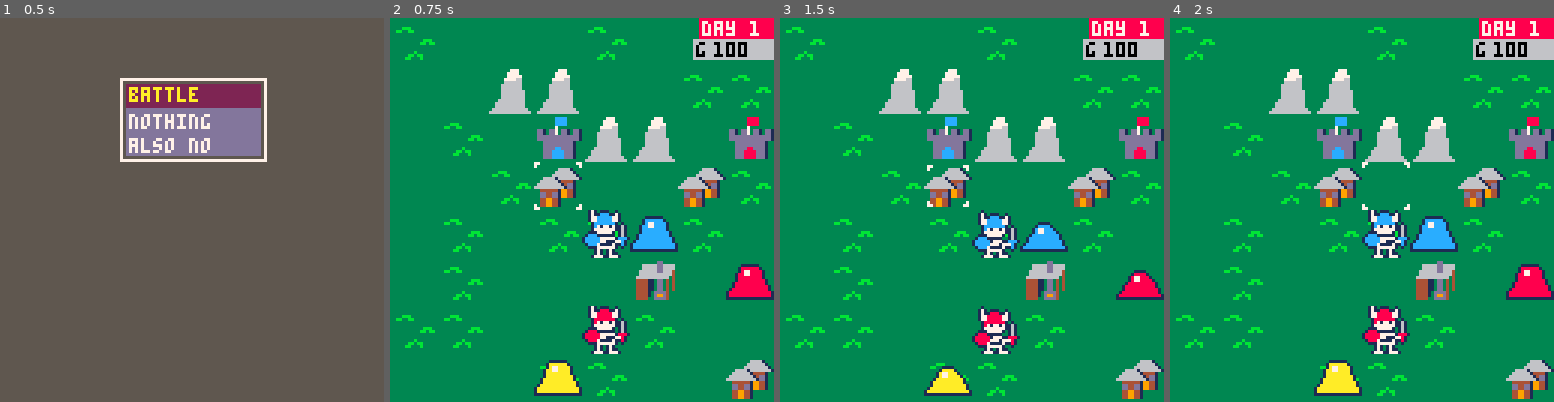
Above: before the commit, frames 1-4 (left to right).
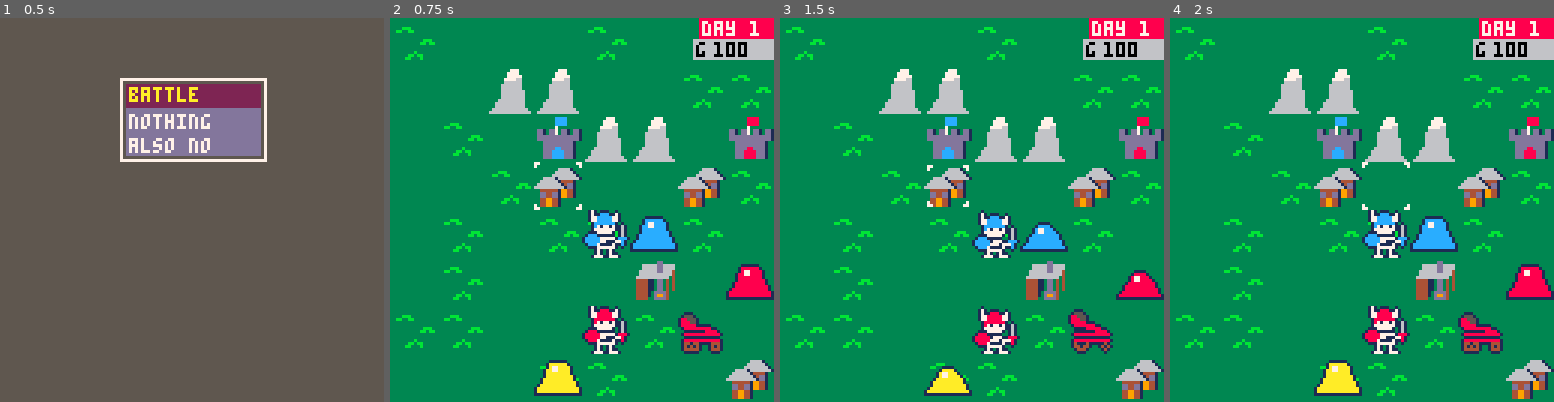
Above: after the commit, the same moments.

Repository: Cuttleshock/PICO-8-projects
Game: PICO-8 cartridge wars.p8
Same seed, same stepped clock (60 frames per second), same inputs: the game is played once before the commit and once after it.
Inputs:
- Up to frame 1 (0.5 s): tap X (X key) at 0.33 s
- Up to frame 2 (0.75 s): tap O (Z key) at 0.7 s
- Up to frame 3 (1.5 s): tap X (X key) at 1.07 s
- Up to frame 4 (2 s): hold Right from 1.6 s (still down); tap O (Z key) at 1.7 s; tap X (X key) at 1.85 s

Frame 1 is identical in both runs. In frame 2, 0.9% of the frame differs, in the area x 75-87%, y 76-88%; in frame 3, 0.9%; in frame 4, 0.9%.

Commit message:
Make cute little catapults

Diff:
--- a/wars.p8
+++ b/wars.p8
@@ -39,12 +39,15 @@
 
 MOVE_SLIME=2001
 MOVE_SKEL=2002
+MOVE_WHEEL=2003
 
 ATK_SLIME=3001
 ATK_SKEL=3002
+ATK_CATA=3003
 
 DEF_SLIME=4001
 DEF_SKEL=4002
+DEF_CATA=4003
 
 -- sprite flags for each terrain
 TERRAIN_PLAINS=0b1
@@ -64,6 +67,7 @@
 	[TERRAIN_PLAINS]={
 		[MOVE_SLIME]=1,
 		[MOVE_SKEL]=1,
+		[MOVE_WHEEL]=2,
 	},
 	[TERRAIN_MOUNTAIN]={
 		[MOVE_SLIME]=2,
@@ -72,10 +76,12 @@
 	[TERRAIN_CITY]={
 		[MOVE_SLIME]=1,
 		[MOVE_SKEL]=1,
+		[MOVE_WHEEL]=1,
 	},
 	[TERRAIN_HQ]={
 		[MOVE_SLIME]=1,
 		[MOVE_SKEL]=1,
+		[MOVE_WHEEL]=1,
 	},
 }
 
@@ -95,10 +101,17 @@
 	[ATK_SLIME]={
 		[DEF_SLIME]=1.1,
 		[DEF_SKEL]=1.2,
+		[DEF_CATA]=1.3,
 	},
 	[ATK_SKEL]={
 		[DEF_SLIME]=0.7,
 		[DEF_SKEL]=1,
+		[DEF_CATA]=0.6,
+	},
+	[ATK_CATA]={
+		[DEF_SLIME]=1.6,
+		[DEF_SKEL]=1.6,
+		[DEF_CATA]=1.6,
 	},
 }
 
@@ -138,9 +151,24 @@
 	cost=20,
 }
 
+cata_base = {
+	spr=43,
+	frames=2,
+	range=6,
+	ranged=true,
+	r_min=2,
+	r_max=4,
+	movetype=MOVE_WHEEL,
+	atk=ATK_CATA,
+	def=DEF_CATA,
+	name='cata',
+	cost=80,
+}
+
 land_units = {
 	skel_base,
 	slime_base,
+	cata_base,
 }
 
 -- menus
@@ -251,6 +279,7 @@
 	active_faction=0
 	make_unit(7,5,FACTION_RED,slime_base)
 	make_unit(4,6,FACTION_RED,skel_base)
+	make_unit(6,6,FACTION_RED,cata_base)
 	make_unit(5,4,FACTION_BLUE,slime_base)
 	make_unit(4,4,FACTION_BLUE,skel_base)
 	make_unit(8,3,FACTION_GREEN,slime_base)
@@ -1031,21 +1060,21 @@
 000c000c077000000000077070000000000000070000000000000000000000000000000000001710171100000000171017110000000000000000000000000000
 00c000c0000000000000000077000000000000770000000000000000000000000000000000017771177710000001777117771000000000000000000000000000
 c000c000000000000000000000000000000000000000000000000000000000000000000000000000000000000000000000000000000000000000000000000000
-000c000c0000000077700000000000000000000000000000000000000000000666600000000000000dd000000000000000000000000000000000000000000000
-00c000c00000000777700000000000000000000000000000666610000000000666600000000066666dd666600000000000000000000000000000000000000000
-0c000c0000000007777700000000bbb00000000000000006666661000000000666600000000066666dd666600000000000000000000000000000000000000000
-c000c000000000777766000000bb00bb0000000000000066666666100000000700000000000666666dd666400000000000000000000000000000000000000000
-000c000c0000006666660000000000000000000000066661666666610dd10dd70dd10dd100066666666666400000000000000000000000000000000000000000
-00c000c00000066666660000000000000000000000666666144441000dd10dd70dd10dd100666666666660400000000000000000000000000000000000000000
-0c000c00000006666666000000000000000bbb0006666666614dd1000dddddddddddddd1004444110dd040400000000000000000000000000000000000000000
-00c000c000000666666660000000000000bb0bb066666666661dd1000dddddddddddddd1004444110dd040400000000000000000000000000000000000000000
-0c000c00000006666666600000000000000000000044444419944100000dddddddddd100004444110dd040400000000000000000000000000000000000000000
-c000c0000000066666666000000000000000000000dd44dd19944100000dddddddddd100004444110dd040400000000000000000000000000000000000000000
-000c000c000066666666600000000000b000000000dd44dd19944100000dddd66dddd10000444410dddd40000000000000000000000000000000000000000000
-00c000c00006666666666000000000bb0bb000000044994410000000000ddd6666ddd10000444410d99d40000000000000000000000000000000000000000000
-0c000c00000666666666600000000bb000b000000044994410000000000ddd6666ddd10000444400dddd40000000000000000000000000000000000000000000
-c000c000006666666666660000000000000000000044994410000000000ddd6666ddd10000000000000000000000000000000000000000000000000000000000
-000c000c066666666666666000000000000000000000000000000000000000000000000000000000000000000000000000000000000000000000000000000000
+000c000c0000000077700000000000000000000000000000000000000000000666600000000000000dd000000011100000000000000000000000000000000000
+00c000c00000000777700000000000000000000000000000666610000000000666600000000066666dd666600155510000000000001110000000000000000000
+0c000c0000000007777700000000bbb00000000000000006666661000000000666600000000066666dd666601885551000000000015551000000000000000000
+c000c000000000777766000000bb00bb0000000000000066666666100000000700000000000666666dd666401888551000000000188555100000000000000000
+000c000c0000006666660000000000000000000000066661666666610dd10dd70dd10dd100066666666666401888881110000000188855100000000000000000
+00c000c00000066666660000000000000000000000666666144441000dd10dd70dd10dd100666666666660400188888881100000188888111110000000000000
+0c000c00000006666666000000000000000bbb0006666666614dd1000dddddddddddddd1004444110dd040400011118888811000018888888881100000000000
+00c000c000000666666660000000000000bb0bb066666666661dd1000dddddddddddddd1004444110dd040400011111118888100001111111888810000000000
+0c000c00000006666666600000000000000000000044444419944100000dddddddddd100004444110dd040400188888888888810018888888888881000000000
+c000c0000000066666666000000000000000000000dd44dd19944100000dddddddddd100004444110dd040400011111111111100001111111111110000000000
+000c000c000066666666600000000000b000000000dd44dd19944100000dddd66dddd10000444410dddd40000188888888888810018888888888881000000000
+00c000c00006666666666000000000bb0bb000000044994410000000000ddd6666ddd10000444410d99d40000141114111114100014414411114441000000000
+0c000c00000666666666600000000bb000b000000044994410000000000ddd6666ddd10000444400dddd40000144144100141410014141410014141000000000
+c000c000006666666666660000000000000000000044994410000000000ddd6666ddd10000000000000000000014441000014100014444410014441000000000
+000c000c066666666666666000000000000000000000000000000000000000000000000000000000000000000001110000001000001111100001110000000000
 __gff__
 0100000000000000000000000000000000000000000000000000000000000000000202010103030404030300000000000002020101030304040303000000000000000000000000000000000000000000000000000000000000000000000000000000000000000000000000000000000000000000000000000000000000000000
 0000000000000000000000000000000000000000000000000000000000000000000000000000000000000000000000000000000000000000000000000000000000000000000000000000000000000000000000000000000000000000000000000000000000000000000000000000000000000000000000000000000000000000
